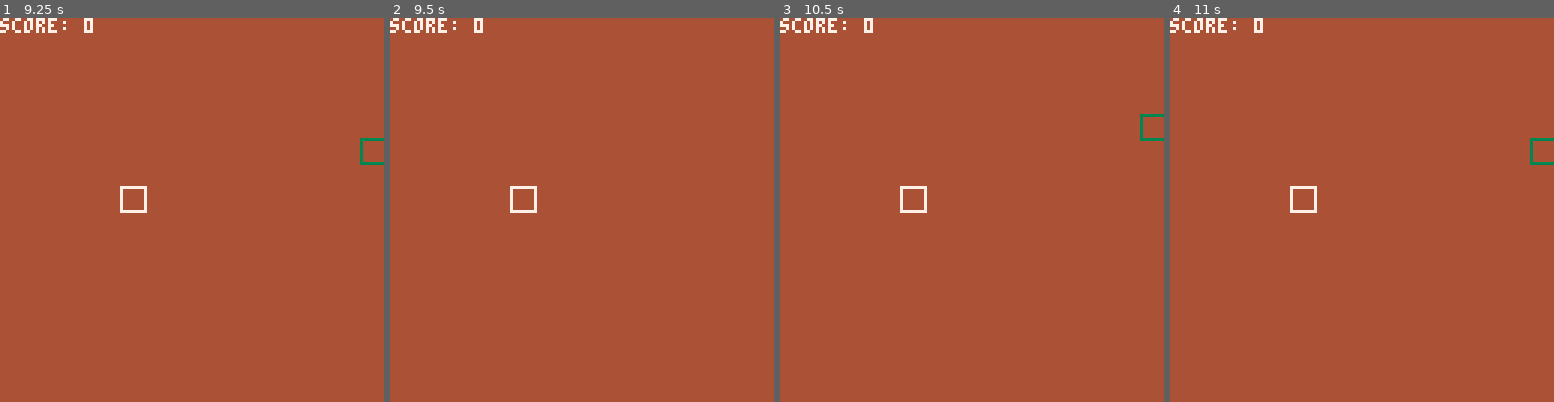
Above: before the commit, frames 1-4 (left to right).
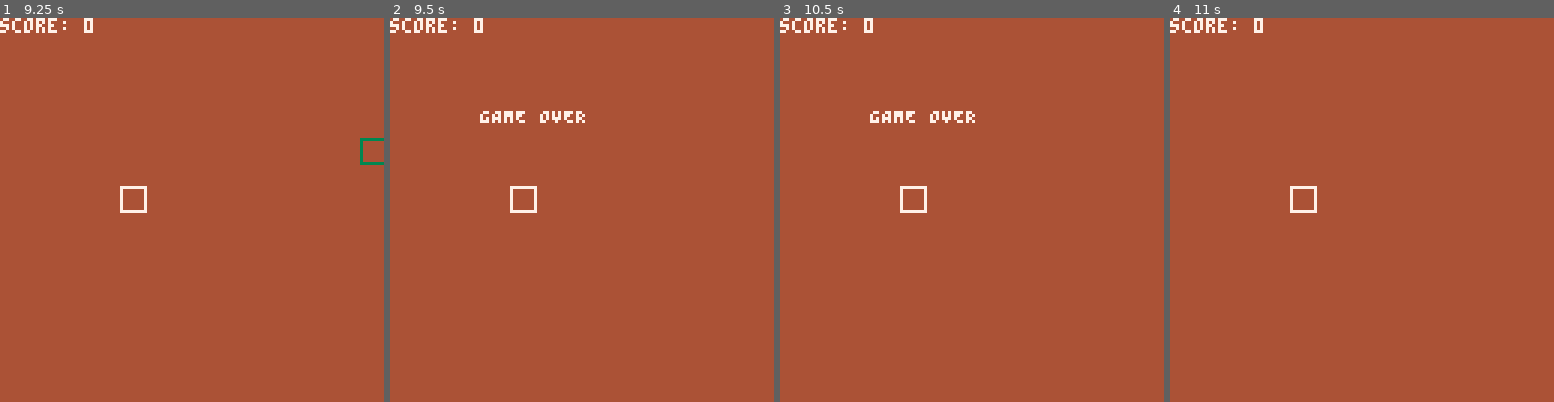
Above: after the commit, the same moments.

Repository: scottnm/snake.p8
Game: PICO-8 cartridge snake.p8
The game is run twice, just before and just after one commit, with the same random seed, the same clock (stepped at 60 frames per second) and the same inputs.
Inputs:
- Up to frame 1 (9.25 s): tap X (X key) at 0.33, 1.07, 1.85, 2.97, 4.08, 5.2, 6.32, 7.43, 8.55 s; tap O (Z key) at 0.7, 1.7, 2.1, 2.5, 2.9, 3.3, 3.7, 4.1, 4.5, 4.9, 5.3, 5.7, 6.1, 6.5, 6.9, 7.3, 7.7, 8.1, 8.5, 8.9 s; hold Right 1.6-2.1 s; hold Up 2.15-2.42 s; hold Right 2.47-3.03 s; hold Left 3.08-3.58 s; hold Down 3.63-3.97 s; hold Right 4.02-4.68 s; hold Up 4.73-5.03 s; hold Left 5.08-5.68 s; hold Down 5.73-6.03 s; hold Right 6.08-6.58 s; hold Right 6.63-7.13 s; hold Up 7.18-7.45 s; hold Right 7.5-8.07 s; hold Left 8.12-8.62 s; hold Down 8.67-9 s; hold Right from 9.05 s (still down)
- Up to frame 2 (9.5 s): keep holding Right; tap O (Z key) at 9.3 s
- Up to frame 3 (10.5 s): tap X (X key) at 9.67 s; tap O (Z key) at 9.7, 10.1 s; release Right at 9.72 s; hold Up 9.77-10.07 s; hold Left from 10.12 s (still down)
- Up to frame 4 (11 s): tap O (Z key) at 10.5, 10.9 s; release Left at 10.72 s; hold Down from 10.77 s (still down); tap X (X key) at 10.78 s

Frame 1 is identical in both runs. In frame 2, 0.4% of the frame differs, in the area x 23-51%, y 24-28%; in frame 3, 0.5%, in the area x 23-100%, y 24-33%; in frame 4, 0.1%.

Commit message:
check for collisions with walls

Diff:
--- a/main.lua
+++ b/main.lua
@@ -231,6 +231,16 @@
         end
     end
 
+    -- check for collision with walls
+    if (snake.segments[1].pos.x < 0) or
+       (snake.segments[1].pos.x >= 128) or
+       (snake.segments[1].pos.y < 0) or
+       (snake.segments[1].pos.y >= 128) then
+       snake.segments[1].game_over_collision = true
+       game_over = true
+       return
+    end
+
     -- check for collisions with any pellets
     local any_pellets_eaten = false
     for pellet in all(pellets) do
